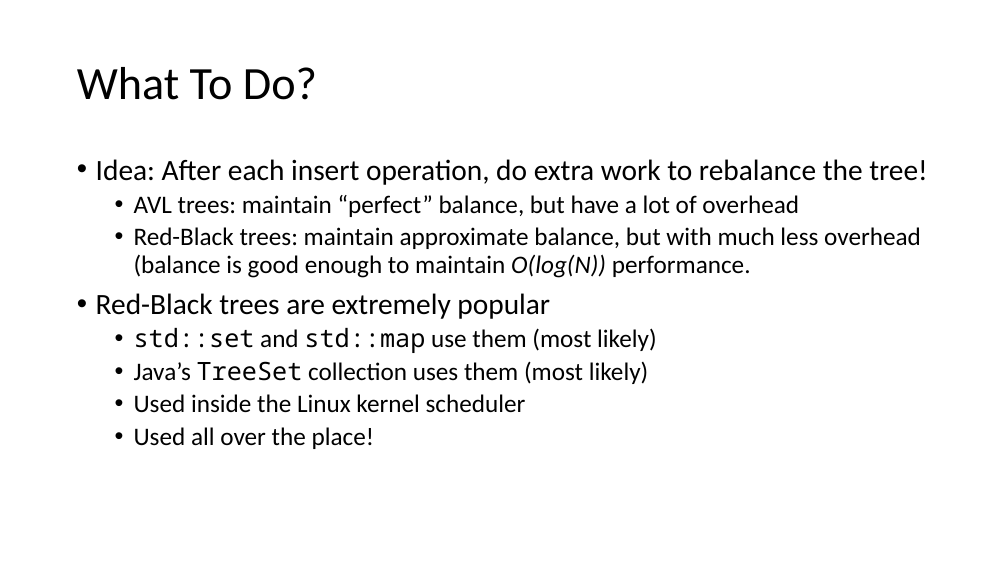
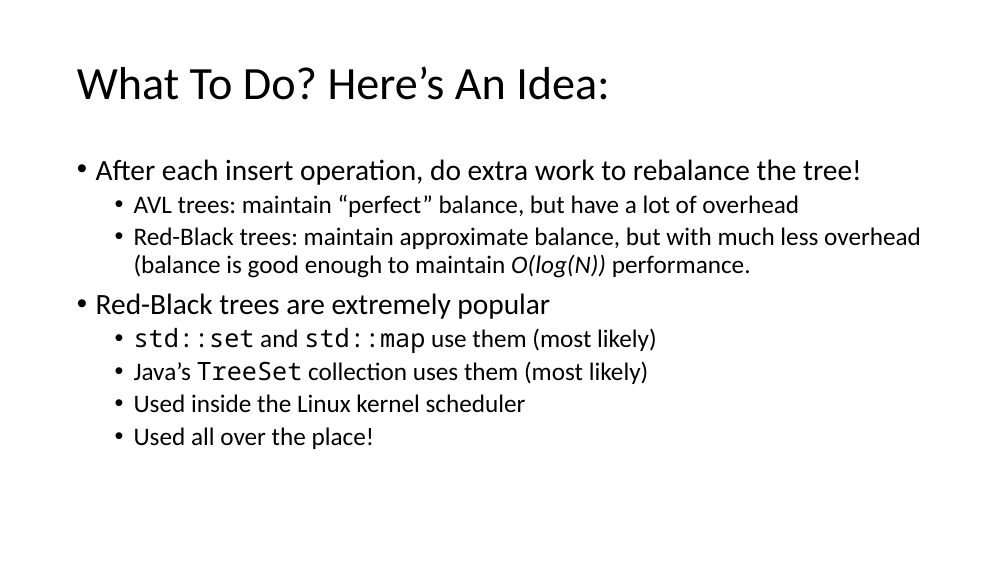
Before and after one commit to pchapin/cpp, a slide deck: slide 10 of SplayTree/SplayTrees.pptx. Drawn at 1008x567 pixels with LibreOffice and Linux fonts; fonts in the diff are those of the drawing. Boxes give left, top, right and bottom in pixels: in the first picture for what was removed or moved away, otherwise in the second. Text is boxed around its words. In the diff, an @@ line names an element or a change of style, - is before the commit and + after.

```diff
--- a/SplayTree/SplayTrees.pptx
+++ b/SplayTree/SplayTrees.pptx
@@ title at bbox=[77, 66, 609, 100]: text changed @@
-What To Do?
+What To Do? Here’s An Idea:
@@ text at bbox=[96, 159, 861, 185]: text changed @@
-• Idea: After each insert operation, do extra work to rebalance the tree!
+• After each insert operation, do extra work to rebalance the tree!
```
Also in this commit, not shown: 13 other slides changed, 3 slides added.
